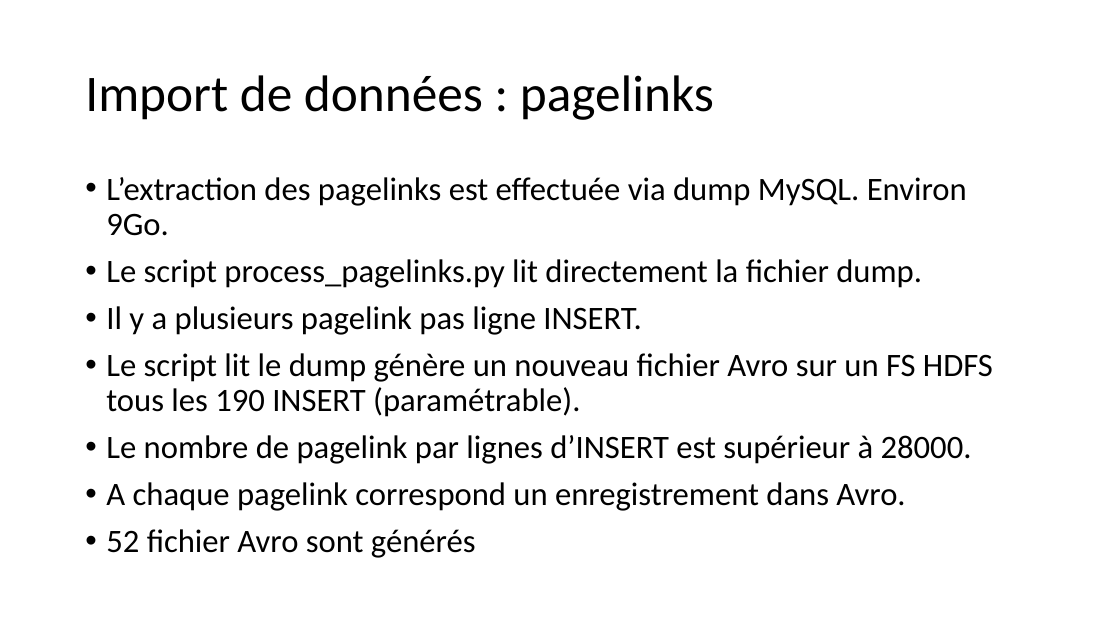
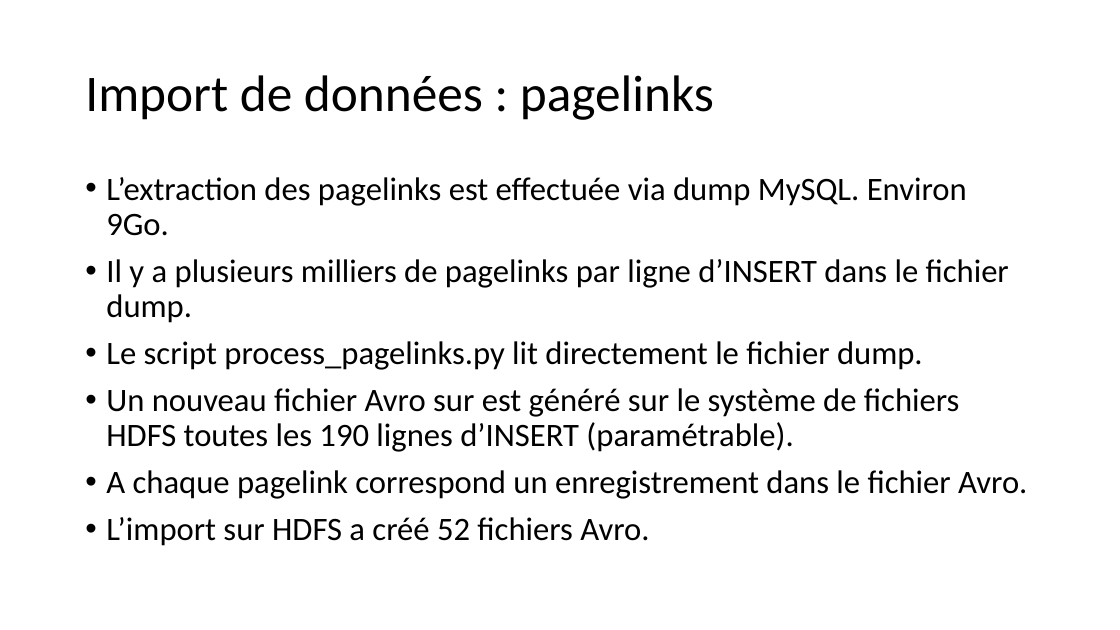
Before and after one commit to plawson/oc-project4, a slide deck: slide 6 of documents/Présentation_Analyse_Batch.pptx. Drawn at 1120x630 pixels with LibreOffice and Linux fonts; fonts in the diff are those of the drawing. Boxes give left, top, right and bottom in pixels: in the first picture for what was removed or moved away, otherwise in the second. Text is boxed around its words. In the diff, an @@ line names an element or a change of style, - is before the commit and + after.

```diff
--- a/documents/Présentation_Analyse_Batch.pptx
+++ b/documents/Présentation_Analyse_Batch.pptx
@@ text at box(106, 259, 1027, 546): text changed @@
-• Le script process_pagelinks.py lit directement la fichier dump.
-• Il y a plusieurs pagelink pas ligne INSERT.
-• Le script lit le dump génère un nouveau fichier Avro sur un FS HDFS tous les 190 INSERT (paramétrable).
-• Le nombre de pagelink par lignes d’INSERT est supérieur à 28000.
-• A chaque pagelink correspond un enregistrement dans Avro.
-• 52 fichier Avro sont générés
+• Il y a plusieurs milliers de pagelinks par ligne d’INSERT dans le fichier dump.
+• Le script process_pagelinks.py lit directement le fichier dump.
+• Un nouveau fichier Avro sur est généré sur le système de fichiers HDFS toutes les 190 lignes d’INSERT (paramétrable).
+• A chaque pagelink correspond un enregistrement dans le fichier Avro.
+• L’import sur HDFS a créé 52 fichiers Avro.
```
Also in this commit, not shown: 2 other slides changed, 4 slides added, 1 slide removed, 1 other file.
